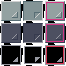
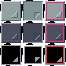
Layer changes from the first 66px x 66px image to the second:
painted on "focused" (1st of 3, in "black") over box(4, 21, 50, 66)
painted on "open" (1st of 3, in "black") over box(4, 21, 50, 66)
painted on "normal" (1st of 3, in "black") over box(4, 21, 50, 66)
painted on "focused" (2nd of 3, in "dark") over box(4, 21, 50, 66)
painted on "open" (2nd of 3, in "dark") over box(4, 21, 50, 66)
painted on "normal" (2nd of 3, in "dark") over box(4, 21, 50, 66)
painted on "focused" (3rd of 3, in "light") over box(4, 21, 50, 66)
painted on "open" (3rd of 3, in "light") over box(4, 21, 50, 66)
painted on "normal" (3rd of 3, in "light") over box(4, 21, 50, 66)
